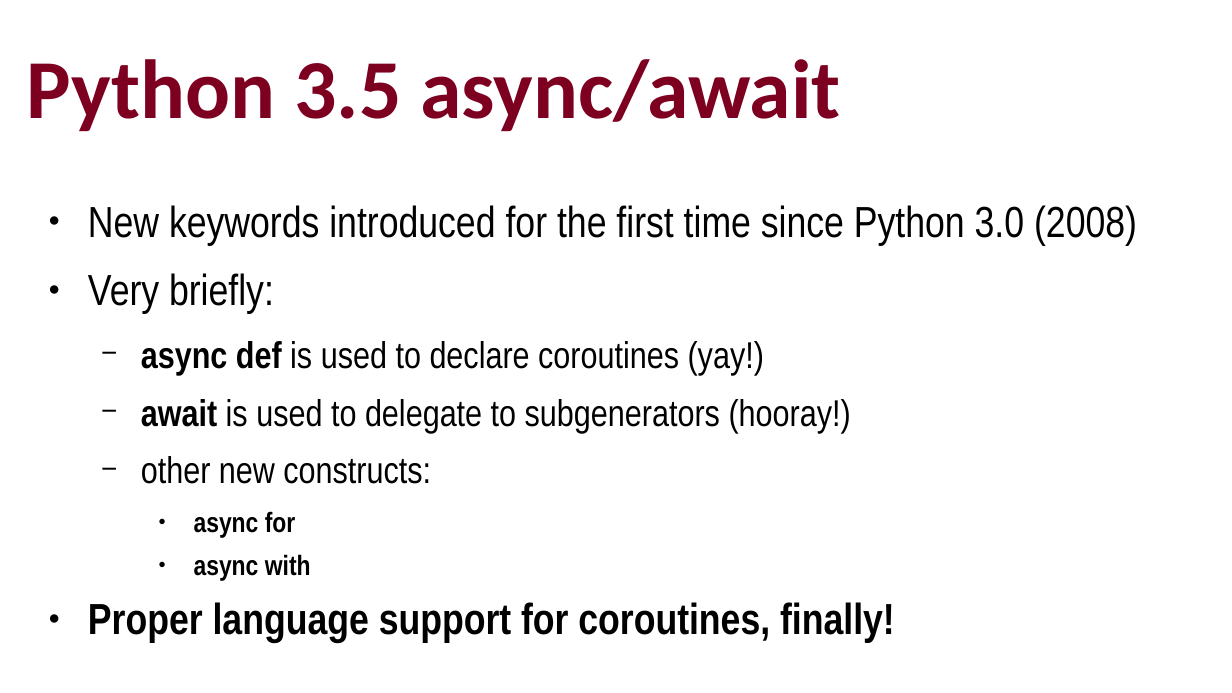
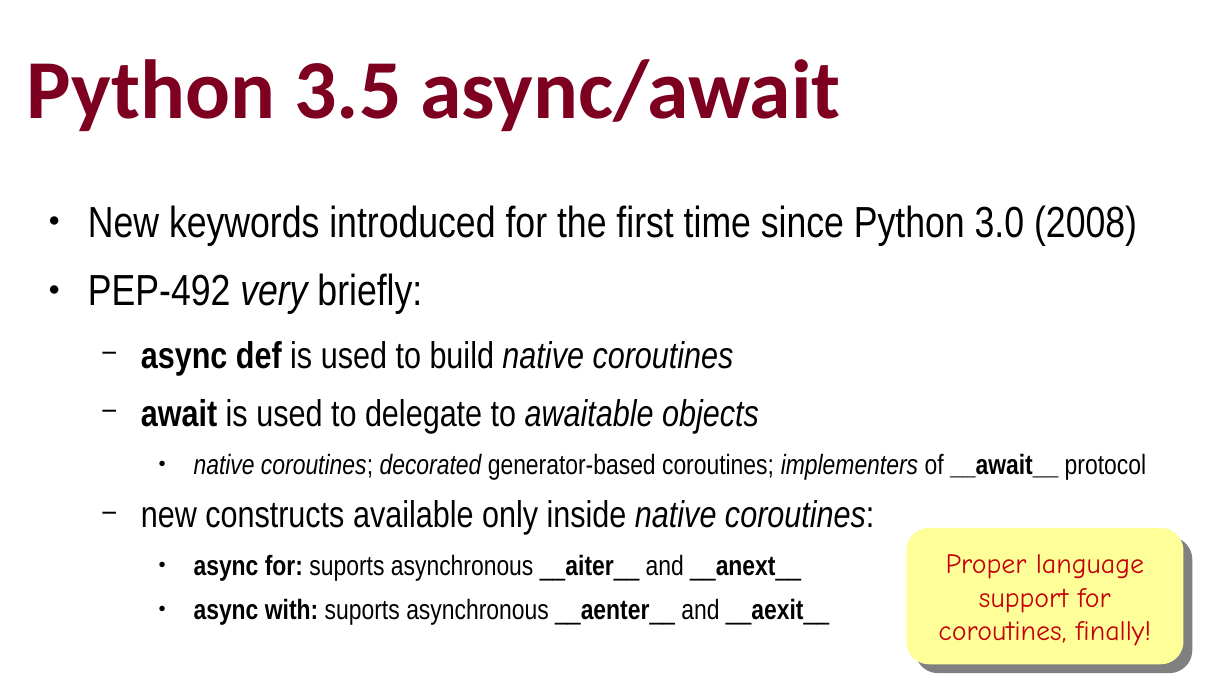
Before and after one commit to ramalho/platespinning, a slide deck: slide 39 of plate-spinning-oscon-eu.odp. Drawn at 1232x693 pixels with LibreOffice and Linux fonts; fonts in the diff are those of the drawing. Boxes give left, top, right and bottom in pixels: in the first picture for what was removed or moved away, otherwise in the second. Text is boxed around its words. In the diff, an @@ line names an element or a change of style, - is before the commit and + after.

```diff
--- a/plate-spinning-oscon-eu.odp
+++ b/plate-spinning-oscon-eu.odp
@@ text at (x1=88, y1=273, x2=1146, y2=624): text changed; size 24 to 18 pt @@
-● Very briefly:
-  − async def is used to declare coroutines (yay!)
-  − await is used to delegate to subgenerators (hooray!)
-  − other new constructs:
-    ● async for
-    ● async with
-● Proper language support for coroutines, finally!
+● PEP-492 very briefly:
+  − async def is used to build native coroutines
+  − await is used to delegate to awaitable objects
+    ● native coroutines; decorated generator-based coroutines; implementers of __await__ protocol
+  − new constructs available only inside native coroutines:
+    ● async for: suports asynchronous __aiter__ and __anext__
+    ● async with: suports asynchronous __aenter__ and __aexit__
@@ rounded rectangle added at (x1=907, y1=528, x2=1184, y2=664), fill #FFFF99, 18 pt, text #C5000B @@
+Proper language support for coroutines, finally!
```
Also in this commit, not shown: 27 other slides changed, 2 slides added, 2 slides removed, 11 other files.
